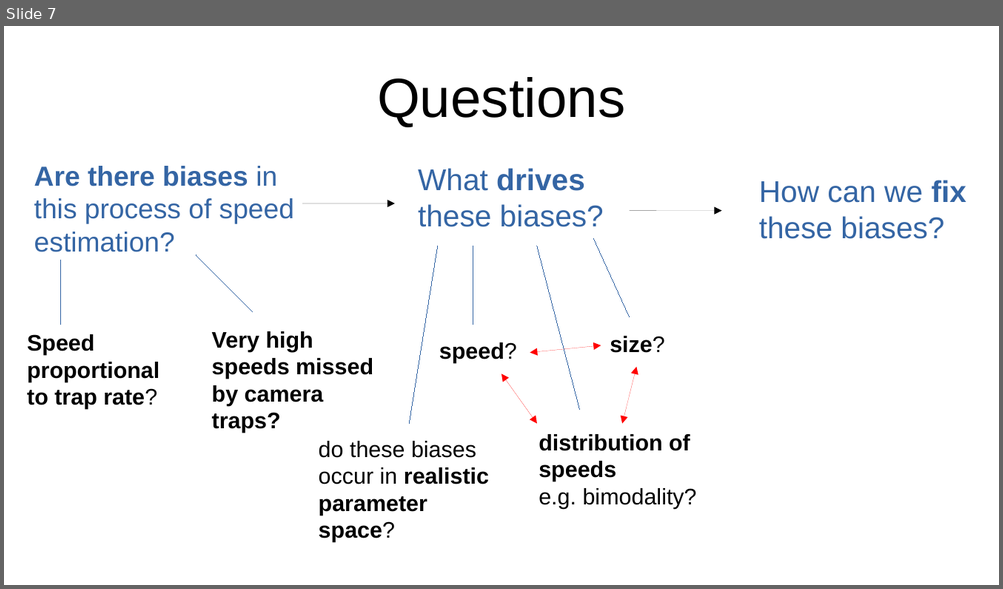
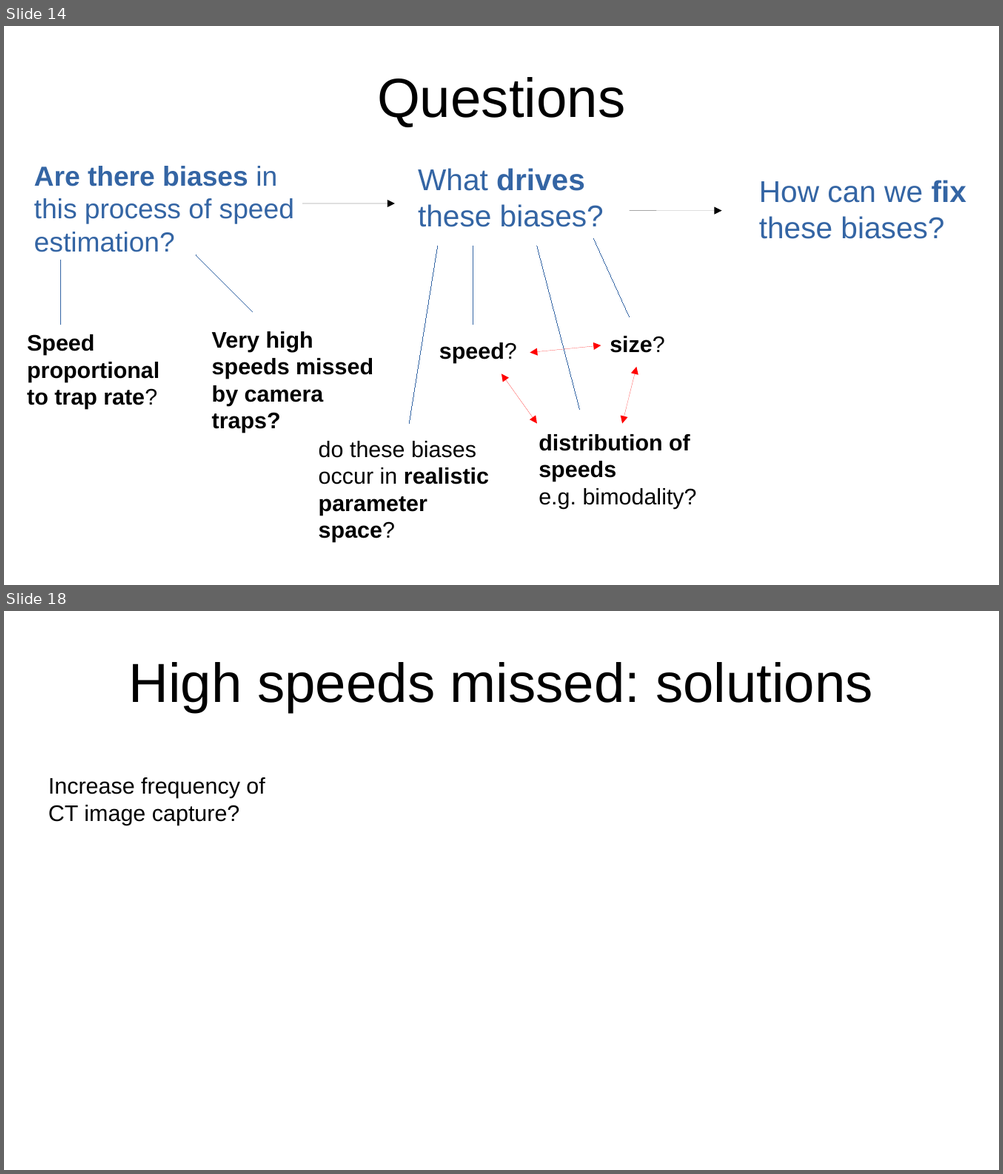
Before and after one commit to lizziebru/CamtrapSimulation, a slide deck: writeup/Camtrapsim_pres.odp. Shown one above the other, each under a label of ours: slide 7 before the commit, slides 14 and 18 after it; the slides between them are not shown. The pictures are 1003x589 and 1003x1174 pixels, drawn with LibreOffice and Linux fonts; fonts in the diff are those of the drawing. Boxes give left, top, right and bottom in pixels: in the first picture for what was removed or moved away, otherwise in the second. Text is boxed around its words. In the diff, an @@ line names an element or a change of style, - is before the commit and + after.

```diff
--- a/writeup/Camtrapsim_pres.odp
+++ b/writeup/Camtrapsim_pres.odp
@@ slide 18 added at (4,611,999,1170), background #FFFFFF @@
@@ title added at (128,662,873,712), 44 pt, text #000000 @@
+High speeds missed: solutions
@@ text added at (48,777,264,826), 18 pt, text #000000 @@
+Increase frequency of CT image capture?
@@ what was slide 7 is now slide 14 @@
```
Also in this commit, not shown: 1 slide changed, 9 other slides added, 3 slides removed, 3 other files.
